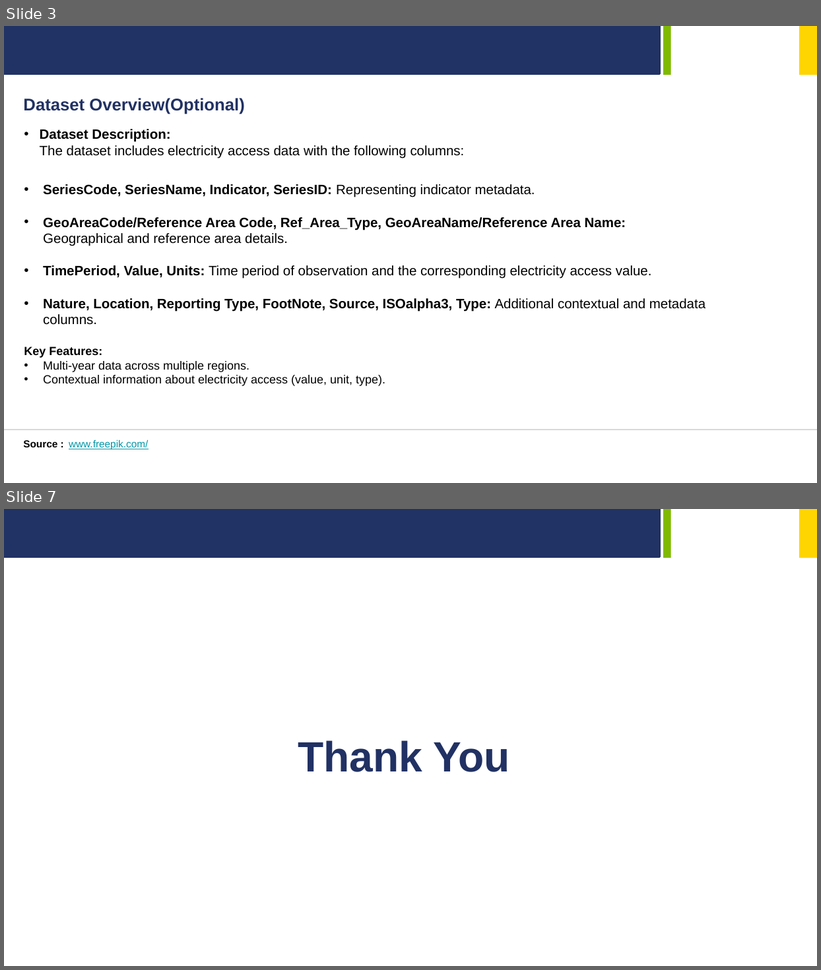
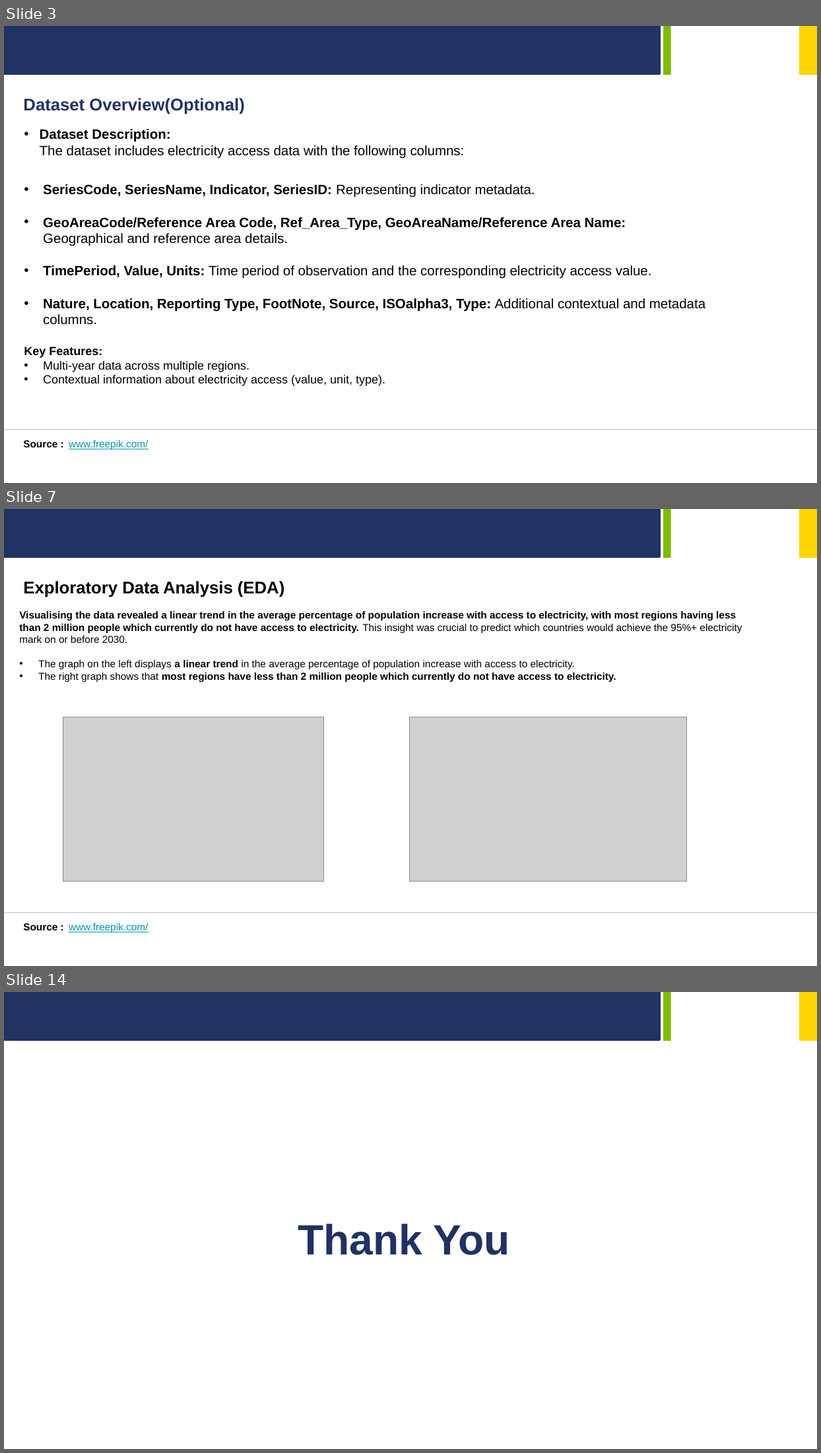
Before and after one commit to MrSaltyFish/gskillsWorkshopAI, a slide deck: finalProject/GreenSkills-AI-Case-Study.pptx. Shown one above the other, each under a label of ours: slides 3 and 7 before the commit, slides 3, 7 and 14 after it; the slides between them are not shown. The pictures are 821x970 and 821x1453 pixels, drawn with LibreOffice and Linux fonts; fonts in the diff are those of the drawing; grey boxes stand for pictures; background and template pictures are left out. Boxes give left, top, right and bottom in pixels: in the first picture for what was removed or moved away, otherwise in the second. Text is boxed around its words. In the diff, an @@ line names an element or a change of style, - is before the commit and + after.

```diff
--- a/finalProject/GreenSkills-AI-Case-Study.pptx
+++ b/finalProject/GreenSkills-AI-Case-Study.pptx
@@ slide 7 added at [4,509,817,966], background #FFFFFF; not listed: 3 template elements that a slide beside it also shows @@
@@ text added at [23,581,284,597], 20 pt, text #000000, bold @@
+Exploratory Data Analysis (EDA)
@@ text added at [19,611,742,682], 12 pt, text #000000, bold @@
+Visualising the data revealed a linear trend in the average percentage of population increase with access to electricity, with most regions having less than 2 million people which currently do not have access to electricity. This insight was crucial to predict which countries would achieve the 95%+ electricity mark on or before 2030.
+• The graph on the left displays a linear trend in the average percentage of population increase with access to electricity.
+• The right graph shows that most regions have less than 2 million people which currently do not have access to electricity.
@@ picture added at [63,717,323,882] @@
@@ picture added at [411,717,687,882] @@
@@ line added from (4, 913) to (817, 913), #D9D9D9 1 pt @@
@@ text added at [23,923,57,931], 12 pt, text #000000, bold @@
+Source :
@@ text added at [69,923,148,933], 12 pt, text #0097A7, underline @@
+www.freepik.com/
@@ what was slide 7 is now slide 14 @@
```
Also in this commit, not shown: 3 slides changed, 7 other slides added, 1 slide removed, 13 other files.
